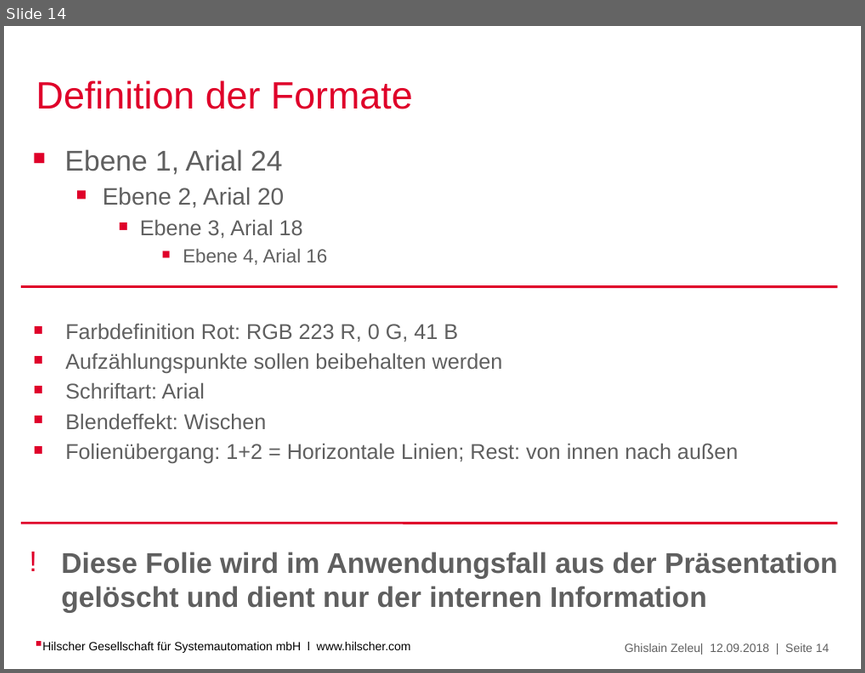
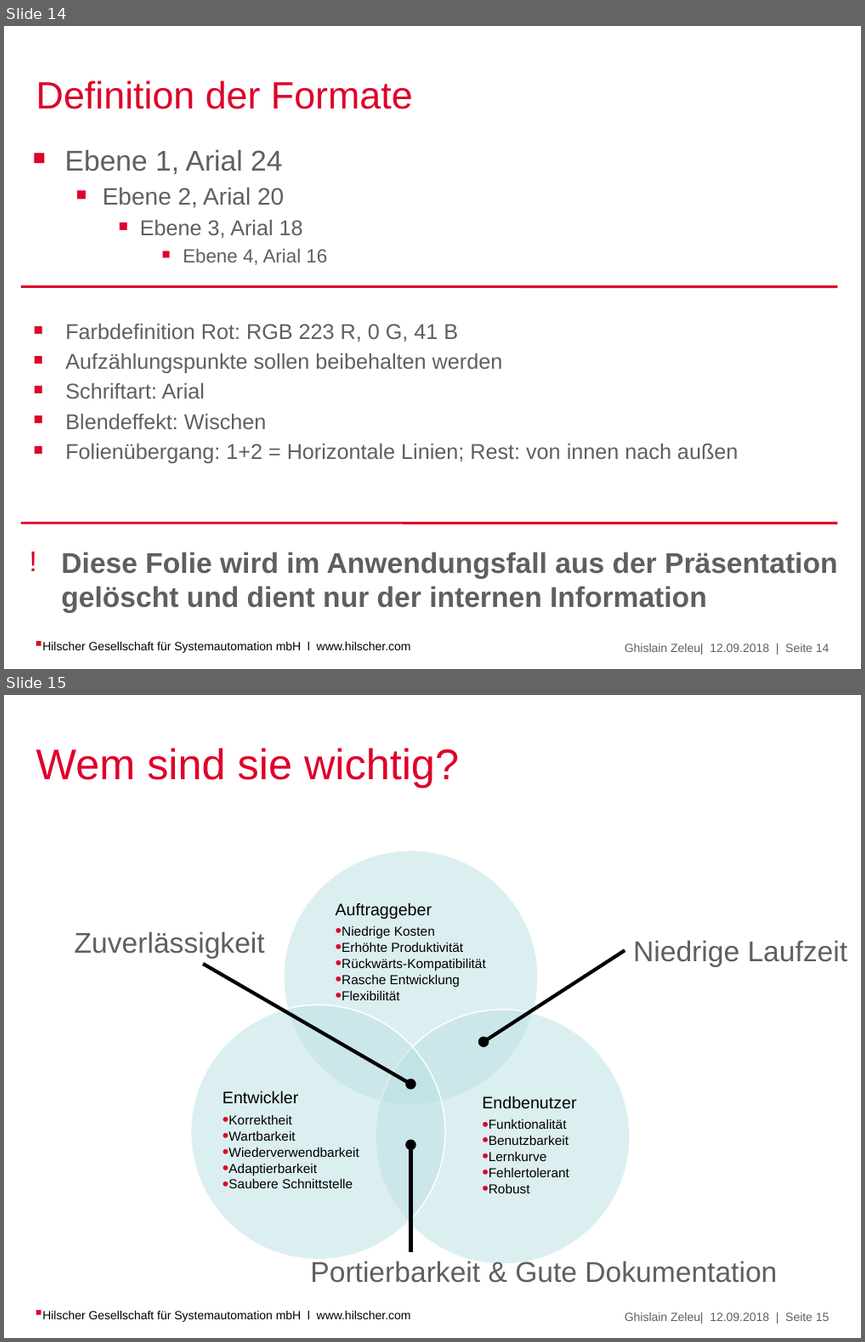
Before and after one commit to Ghislain1/zoe-fb-app, a slide deck: Topology-Editor.pptx. Shown one above the other, each under a label of ours: slide 14 before the commit, slides 14 and 15 after it. The pictures are 865x673 and 865x1342 pixels, drawn with LibreOffice and Linux fonts; fonts in the diff are those of the drawing; background and template pictures are left out. Boxes give left, top, right and bottom in pixels: in the first picture for what was removed or moved away, otherwise in the second. Text is boxed around its words. In the diff, an @@ line names an element or a change of style, - is before the commit and + after.

```diff
--- a/Topology-Editor.pptx
+++ b/Topology-Editor.pptx
@@ slide 15 added at [4,695,861,1338], background #FFFFFF; not listed: 1 template element that a slide beside it also shows @@
@@ title added at [36,748,459,788], 36 pt, text #DF0029 @@
+Wem sind sie wichtig?
@@ text added at [75,931,265,959], 24 pt, text #5F5F5F @@
+Zuverlässigkeit
@@ text added at [633,940,848,967], 24 pt, text #5F5F5F @@
+Niedrige Laufzeit
@@ arrow added from (203, 964) to (411, 1084), #000000 3 pt @@
@@ arrow added from (624, 950) to (483, 1042), #000000 3 pt @@
@@ group added at [191,850,630,1264]: 3 ellipses, 3 texts @@
+Auftraggeber
+  • Niedrige Kosten
+  • Erhöhte Produktivität
+  • Rückwärts-Kompatibilität
+  • Rasche Entwicklung
+  • Flexibilität
+Endbenutzer
+  • Funktionalität
+  • Benutzbarkeit
+  • Lernkurve
+  • Fehlertolerant
+  • Robust
+Entwickler
+  • Korrektheit
+  • Wartbarkeit
+  • Wiederverwendbarkeit
+  • Adaptierbarkeit
+  • Saubere Schnittstelle
@@ arrow added from (411, 1252) to (411, 1145), #000000 3 pt @@
@@ text added at [310,1260,777,1282], 24 pt, text #5F5F5F @@
+Portierbarkeit & Gute Dokumentation
@@ text added at [42,1310,411,1321], 10 pt, text #000000 @@
+Hilscher Gesellschaft für Systemautomation mbH l www.hilscher.com
```
Also in this commit, not shown: 4 slides changed.
